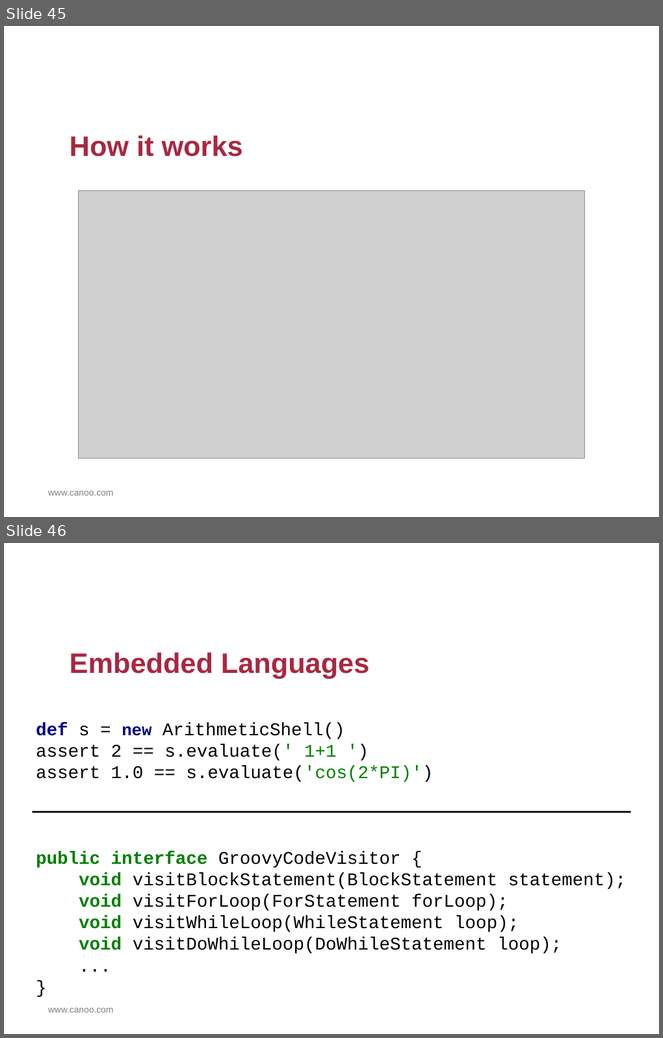
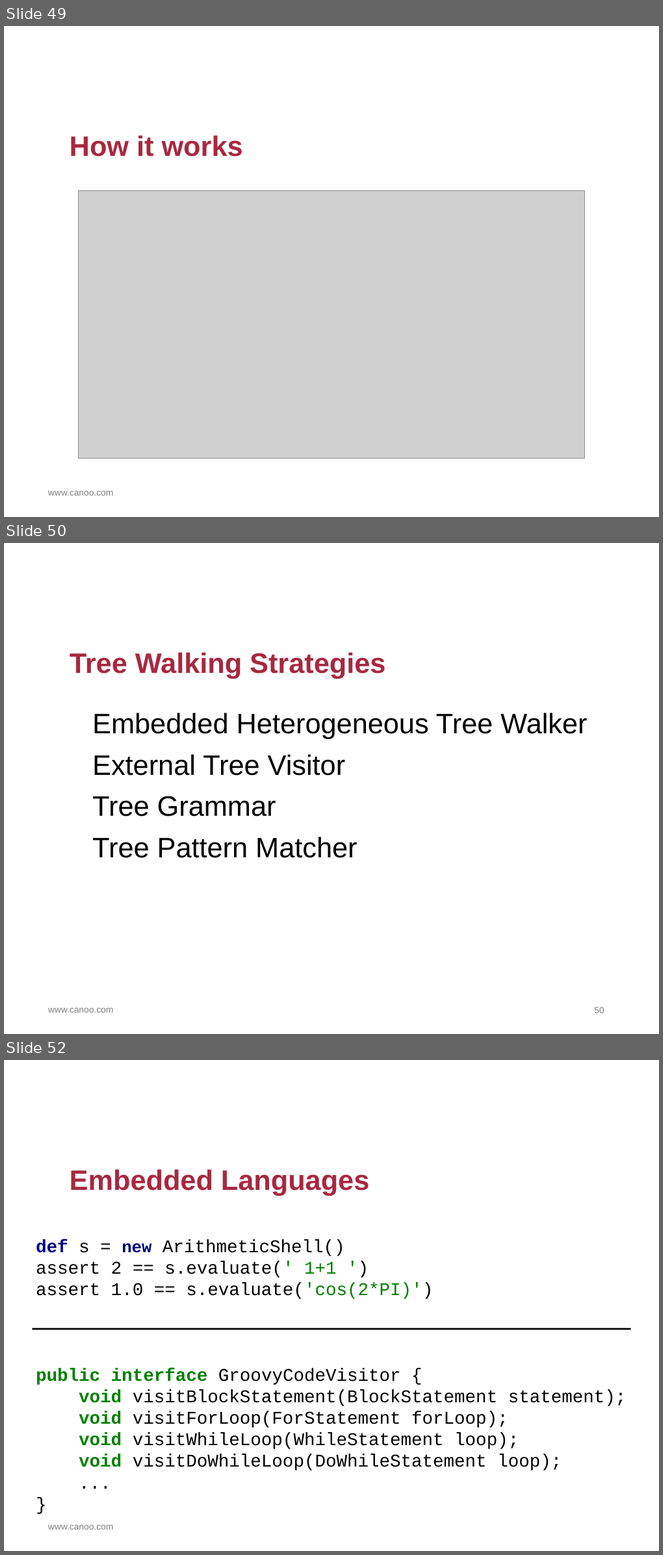
Before and after one commit to HamletDRC/presentations, a slide deck: asttransformations/AstTransformations.odp. Shown one above the other, each under a label of ours: slides 45 and 46 before the commit, slides 49, 50 and 52 after it; the slides between them are not shown. The pictures are 663x1038 and 663x1555 pixels, drawn with LibreOffice and Linux fonts; fonts in the diff are those of the drawing; grey boxes stand for pictures; background and template pictures are left out. Boxes give left, top, right and bottom in pixels: in the first picture for what was removed or moved away, otherwise in the second. Text is boxed around its words. In the diff, an @@ line names an element or a change of style, - is before the commit and + after.

```diff
--- a/asttransformations/AstTransformations.odp
+++ b/asttransformations/AstTransformations.odp
@@ slide 50 added at <box>4,543,659,1034</box>, background #FFFFFF; not listed: 1 template element that a slide beside it also shows @@
@@ title added at <box>70,652,386,678</box>, 44 pt, text #A82840, bold @@
+Tree Walking Strategies
@@ text added at <box>92,713,587,858</box>, 44 pt, text #000000 @@
+Embedded Heterogeneous Tree Walker
+External Tree Visitor
+Tree Grammar
+Tree Pattern Matcher
@@ page number added at <box>594,1007,604,1014</box>, 14 pt, text #7F7F7F @@
+50
@@ what was slide 45 is now slide 49 @@
@@ what was slide 46 is now slide 52 @@
```
Also in this commit, not shown: 5 slides changed, 14 other slides added, 6 slides removed, 10 other files.
